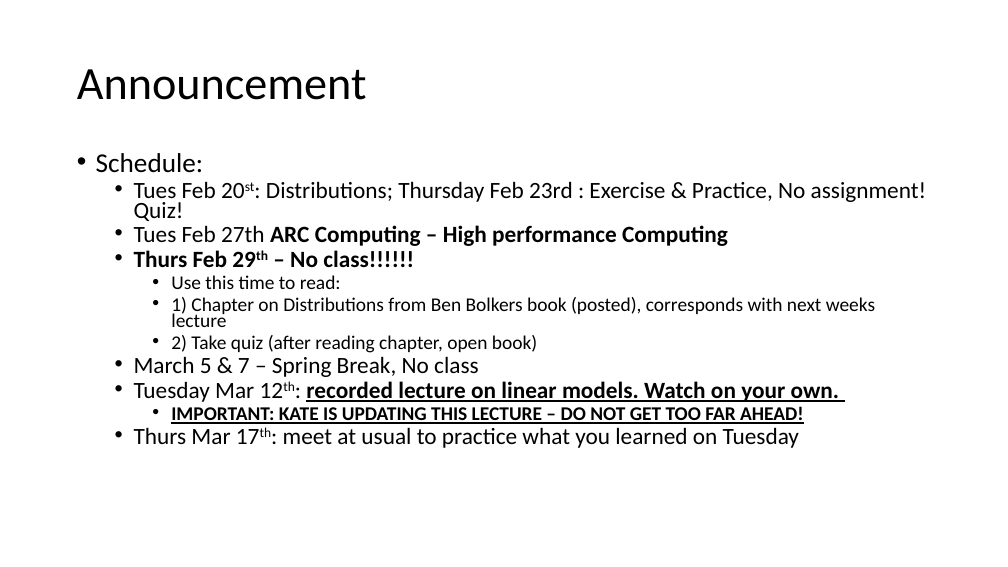
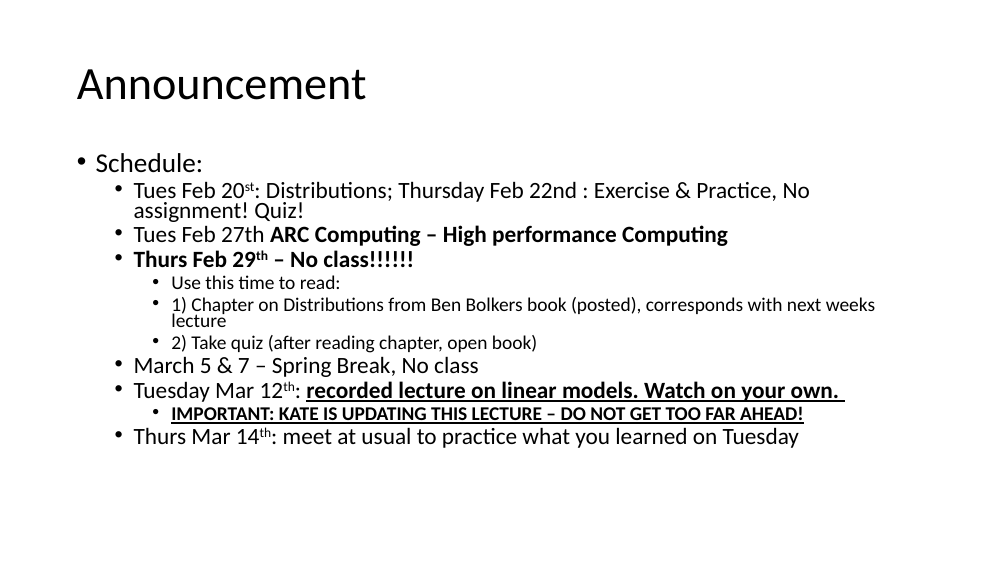
Before and after one commit to VTQuantMethodsEEB/klangwig, a slide deck: slide 2 of lectures/week_5_tests/le_5_tests.pptx. Drawn at 1008x567 pixels with LibreOffice and Linux fonts; fonts in the diff are those of the drawing. Boxes give left, top, right and bottom in pixels: in the first picture for what was removed or moved away, otherwise in the second. Text is boxed around its words. In the diff, an @@ line names an element or a change of style, - is before the commit and + after.

```diff
--- a/lectures/week_5_tests/le_5_tests.pptx
+++ b/lectures/week_5_tests/le_5_tests.pptx
@@ text at bbox=[134, 181, 810, 222]: text changed @@
-  • Tues Feb 20st: Distributions; Thursday Feb 23rd : Exercise & Practice, No assignment! Quiz!
+  • Tues Feb 20st: Distributions; Thursday Feb 22nd : Exercise & Practice, No assignment! Quiz!
@@ text at bbox=[134, 427, 799, 448]: text changed @@
-  • Thurs Mar 17th: meet at usual to practice what you learned on Tuesday
+  • Thurs Mar 14th: meet at usual to practice what you learned on Tuesday
```
Also in this commit, not shown: 1 slide added, 3 other files.
